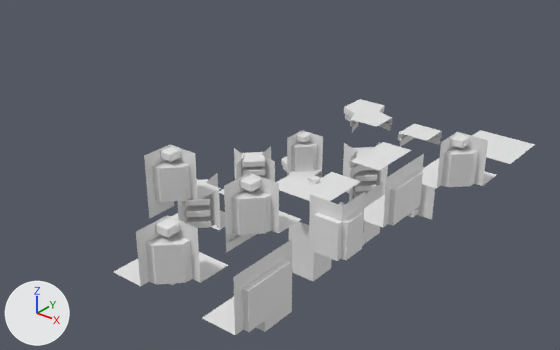
An edit to the Blender file AssetSource/modules.blend, drawn before and after from the same camera.
Rendered twice from a 50 mm lens placed at (12.3, -23.0, 13.9), pointed at (-3.1, -3.8, 2.0). Lighting does not change. The marker at lower left points along +X, +Y and +Z.

In view in the first picture: 'DoubleCorner', 'InnerCorner', 'InnerCornerTop', 'RoofCorner', 'RoofDoubleCorner', 'RoofInnerCorner', 'RoofWall', 'TowerCorner', 'TowerDoubleCorner', 'TowerWall', 'WingInnerCorner', 'WingTerrasse'.
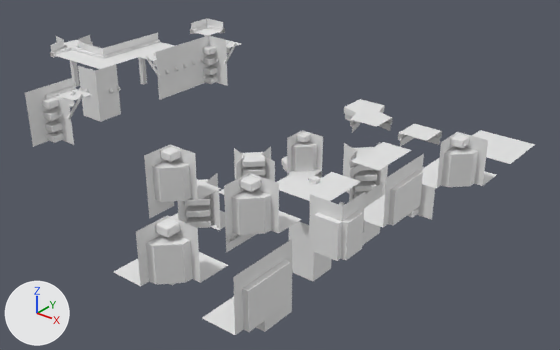
Commit message: Add ceiling modules

Patch to the scene script:
```diff
--- a/AssetSource/modules.blend.py
+++ b/AssetSource/modules.blend.py
@@ me_pillarwall @@
+me_pillarwall.from_pydata(...)  # 158 vertices, 134 faces, 1 loose edge; spans x -0.1..1.0, y -1.0..1.0, z 0.0..2.0
@@ me_ceilwall @@
+me_ceilwall.from_pydata(...)  # 52 vertices, 22 faces; spans x -1.0..0.14, y -1.0..1.0, z 0.0..2.0
@@ me_ceilcorner @@
+me_ceilcorner.from_pydata(...)  # 162 vertices, 134 faces; spans x -1.0..1.0, y -1.0..1.0, z 0.0..2.0
@@ me_ceilinnercorner @@
+me_ceilinnercorner.from_pydata(...)  # 160 vertices, 101 faces; spans x -1.0..0.14, y -0.14..1.0, z 0.0..2.0
@@ me_doublecornerbottom @@
+me_doublecornerbottom.from_pydata(...)  # 42 vertices, 29 faces; spans x -1.0..1.0, y -1.0..1.0, z 0.0..2.0
@@ me_innercornerbottom @@
+me_innercornerbottom.from_pydata(...)  # 29 vertices, 19 faces; spans x -1.0..1.0, y -1.0..1.0, z 0.0..2.0
@@ me_wallbottom @@
+me_wallbottom.from_pydata(...)  # 26 vertices, 17 faces; spans x -0.1..1.0, y -1.0..1.0, z 0.0..2.0
@@ me_cornerbottom @@
+me_cornerbottom.from_pydata(...)  # 27 vertices, 18 faces; spans x -0.1..1.0, y -1.0..0.1, z 0.0..2.0
@@ ob_pillarwall @@
+ob_pillarwall = bpy.data.objects.new('PillarWall', me_pillarwall)
+ob_pillarwall.location = (-10.0, -8.0, 3.0)
+_m = ob_pillarwall.modifiers.new('Subdivision', 'SUBSURF')
+_m.subdivision_type = 'SIMPLE'
@@ ob_ceilwall @@
+ob_ceilwall = bpy.data.objects.new('CeilWall', me_ceilwall)
+ob_ceilwall.location = (-10.0, -2.0, 3.0)
+_m = ob_ceilwall.modifiers.new('Subdivision', 'SUBSURF')
+_m.subdivision_type = 'SIMPLE'
@@ ob_ceilcorner @@
+ob_ceilcorner = bpy.data.objects.new('CeilCorner', me_ceilcorner)
+ob_ceilcorner.location = (-10.0, 0.0, 3.0)
+_m = ob_ceilcorner.modifiers.new('Subdivision', 'SUBSURF')
+_m.subdivision_type = 'SIMPLE'
@@ ob_ceilinnercorner @@
+ob_ceilinnercorner = bpy.data.objects.new('CeilInnerCorner', me_ceilinnercorner)
+ob_ceilinnercorner.location = (-10.0, -6.0, 3.0)
+_m = ob_ceilinnercorner.modifiers.new('Subdivision', 'SUBSURF')
+_m.subdivision_type = 'SIMPLE'
@@ ob_doublecornerbottom @@
+ob_doublecornerbottom = bpy.data.objects.new('DoubleCornerBottom', me_doublecornerbottom)
+ob_doublecornerbottom.location = (-14.0, -4.0, 3.0)
+_m = ob_doublecornerbottom.modifiers.new('Subdivision', 'SUBSURF')
+_m.subdivision_type = 'SIMPLE'
@@ ob_innercornerbottom @@
+ob_innercornerbottom = bpy.data.objects.new('InnerCornerBottom', me_innercornerbottom)
+ob_innercornerbottom.location = (-12.0, -4.0, 3.0)
+_m = ob_innercornerbottom.modifiers.new('Subdivision', 'SUBSURF')
+_m.subdivision_type = 'SIMPLE'
@@ ob_wallbottom @@
+ob_wallbottom = bpy.data.objects.new('WallBottom', me_wallbottom)
+ob_wallbottom.location = (-12.0, -2.0, 3.0)
+_m = ob_wallbottom.modifiers.new('Subdivision', 'SUBSURF')
+_m.subdivision_type = 'SIMPLE'
@@ ob_cornerbottom @@
+ob_cornerbottom = bpy.data.objects.new('CornerBottom', me_cornerbottom)
+ob_cornerbottom.location = (-12.0, 2.0, 3.0)
+_m = ob_cornerbottom.modifiers.new('Subdivision', 'SUBSURF')
+_m.subdivision_type = 'SIMPLE'
```

Location of each change, (x1, y1, x2, y2) in pixels of the pictures (560 x 350 px):
'PillarWall', added
    after: (25, 78, 92, 147)
'CeilInnerCorner', added
    after: (78, 64, 121, 122)
'CeilWall', added
    after: (141, 41, 195, 100)
'CeilCorner', added
    after: (179, 36, 241, 87)
'InnerCornerBottom', added
    after: (68, 43, 138, 69)
'WallBottom', added
    after: (122, 33, 174, 84)
'DoubleCornerBottom', added
    after: (50, 35, 93, 87)
'CornerBottom', added
    after: (190, 18, 225, 37)
